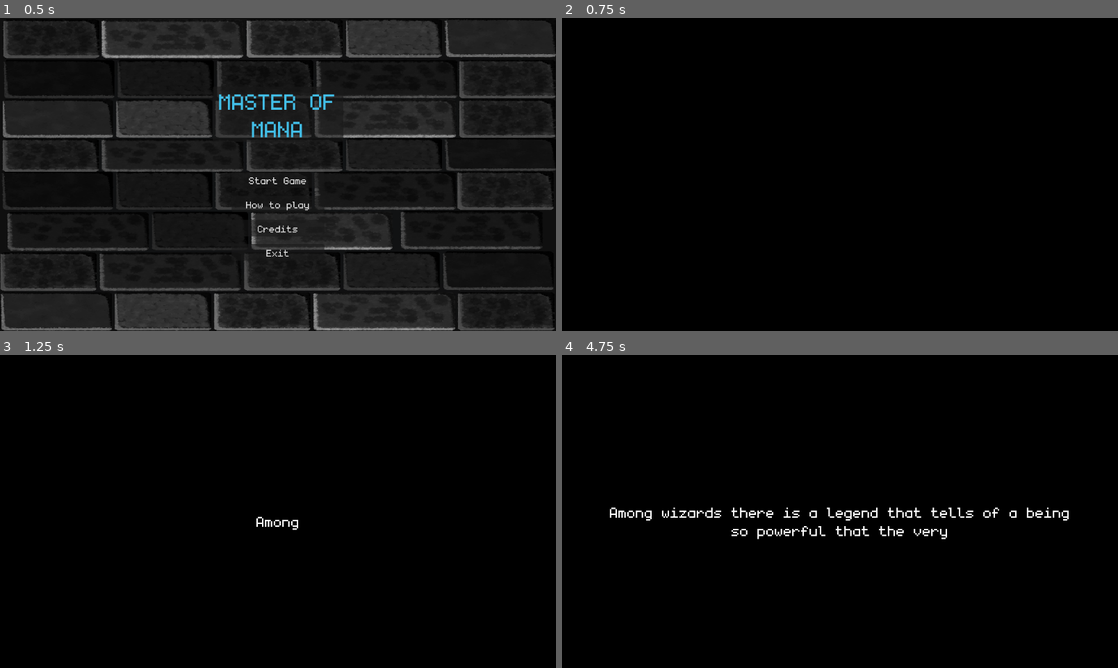
Above: before the commit, frames 1-4 (two rows, left to right).
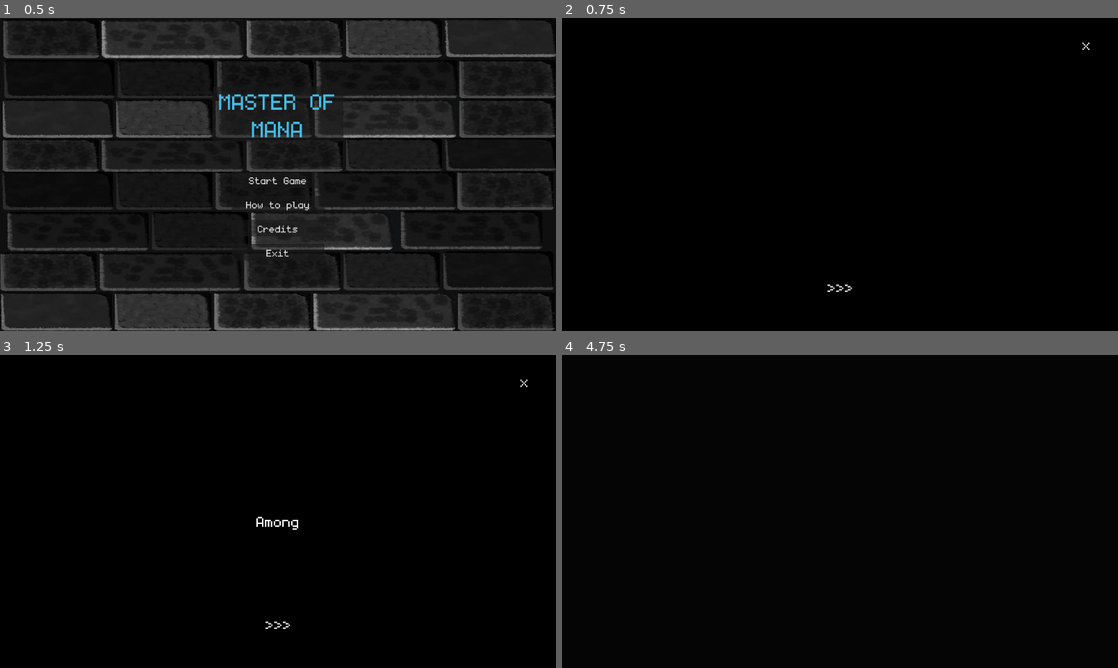
Above: after the commit, the same moments.

Repository: Juanxpeke/GD-BR2024
Game: Godot game, scene res://Core/GUI/MainMenu/main_menu.tscn
The game is run twice, just before and just after one commit, with the same random seed, the same clock (stepped at 60 frames per second) and the same inputs. Sound files missing from this copy of the repository are replaced by a short silence.
Inputs (mouse positions are in pixels of both pictures, inside the frame that each line leads up to):
- Up to frame 1 (0.5 s): no input
- Up to frame 2 (0.75 s): click "Start Game" at 0.5 s
- Up to frame 3 (1.25 s): no input
- Up to frame 4 (4.75 s): click (840, 624) at 1.25 s, where only the run after the commit has a clickable ">>>"; click (1084, 383) at 2 s, where only the run after the commit has a clickable "x"; drag from (840, 511) to (895, 442) at 2.77 s; drag from (728, 527) to (812, 574) at 3.52 s; move the mouse to (895, 442) at 4.27 s; hold Mouse wheel up (wheel_up) from 4.28 s (still down); click (895, 442) at 4.42 s

Frame 1 is identical in both runs. In frame 2, less than 0.1% of the frame differs, in the area x 47-95%, y 7-88%; in frame 3, less than 0.1%; in frame 4, 1.3%, in the area x 8-92%, y 48-59%.

Commit message:
Improved cutscene component

Diff:
--- a/Core/GUI/Cutscene/cutscene_component.gd
+++ b/Core/GUI/Cutscene/cutscene_component.gd
@@ -7,38 +7,58 @@
 @export var cutscene_resources : Array[CutsceneResource]
 
 var current_panel : int = 0
+var cutscene_label_finished : bool = false
 
 @onready var cutscene_label := %CutsceneLabel
 @onready var next_button := %NextButton
+@onready var close_button := %CloseButton
 
 # Private
 
 # Called when the node enters the scene tree for the first time
 func _ready() -> void:
 	hide()
-	next_button.hide()
 
 	cutscene_label.text_typing_finished.connect(_on_text_typing_finished)
+
 	next_button.pressed.connect(_on_next_button_pressed)
+	next_button.button_down.connect(_on_next_button_down)
+	next_button.button_up.connect(_on_next_button_up)
+
+	close_button.pressed.connect(_on_close_button_pressed)
 
 	if auto_start:
 		start()
 
 # Called when the label has finished the typing animation
 func _on_text_typing_finished() -> void:
-	if !next_button.visible:
-		next_button.visible = true
+	if not cutscene_label_finished:
+		cutscene_label_finished = true
 
 # Called when the next button is pressed
 func _on_next_button_pressed() -> void:
-	if current_panel >= cutscene_resources.size() - 1:
-		finished.emit()
-		return
+	if cutscene_label_finished:
+		if current_panel >= cutscene_resources.size() - 1:
+			finished.emit()
+			return
 
-	next_button.hide()
+		current_panel += 1
+		cutscene_label_finished = false
+		cutscene_label.set_cutscene_resource(cutscene_resources[current_panel])
 
-	current_panel += 1
-	cutscene_label.set_cutscene_resource(cutscene_resources[current_panel])
+# Called when the next button is downed
+func _on_next_button_down() -> void:
+	cutscene_label.speed_up()
+
+# Called when the next button is upped
+func _on_next_button_up() -> void:
+	cutscene_label.speed_down()
+
+# Called when the close button is pressed
+func _on_close_button_pressed() -> void:
+	hide()
+	finished.emit()
+	return
 
 
 # Public
--- a/Core/GUI/Cutscene/cutscene_component.tscn
+++ b/Core/GUI/Cutscene/cutscene_component.tscn
@@ -19,6 +19,24 @@
 content_margin_top = 12.0
 content_margin_right = 22.0
 content_margin_bottom = 16.0
+bg_color = Color(0, 0, 0, 0)
+border_width_left = 1
+border_width_top = 1
+border_width_right = 1
+border_width_bottom = 1
+border_color = Color(1, 1, 1, 1)
+
+[sub_resource type="StyleBoxEmpty" id="StyleBoxEmpty_q0wyn"]
+content_margin_left = 16.0
+content_margin_top = 0.0
+content_margin_right = 14.0
+content_margin_bottom = 10.0
+
+[sub_resource type="StyleBoxFlat" id="StyleBoxFlat_cln6r"]
+content_margin_left = 16.0
+content_margin_top = 0.0
+content_margin_right = 14.0
+content_margin_bottom = 10.0
 bg_color = Color(0, 0, 0, 0)
 border_width_left = 1
 border_width_top = 1
@@ -77,7 +95,28 @@
 grow_vertical = 0
 size_flags_horizontal = 4
 size_flags_vertical = 4
+mouse_default_cursor_shape = 2
 theme_override_font_sizes/font_size = 48
 theme_override_styles/normal = SubResource("StyleBoxEmpty_11ekg")
 theme_override_styles/hover = SubResource("StyleBoxFlat_sc63k")
+theme_override_styles/pressed = SubResource("StyleBoxFlat_sc63k")
+theme_override_styles/focus = SubResource("StyleBoxEmpty_11ekg")
 text = ">>>"
+
+[node name="CloseButton" type="Button" parent="."]
+unique_name_in_owner = true
+anchors_preset = 1
+anchor_left = 1.0
+anchor_right = 1.0
+offset_left = -80.0
+offset_top = 34.0
+offset_right = -42.0
+offset_bottom = 80.0
+grow_horizontal = 0
+size_flags_horizontal = 4
+size_flags_vertical = 4
+mouse_default_cursor_shape = 2
+theme_override_font_sizes/font_size = 48
+theme_override_styles/normal = SubResource("StyleBoxEmpty_q0wyn")
+theme_override_styles/hover = SubResource("StyleBoxFlat_cln6r")
+text = "x"
--- a/Core/GUI/Cutscene/cutscene_label.gd
+++ b/Core/GUI/Cutscene/cutscene_label.gd
@@ -13,6 +13,18 @@
 func _ready() -> void:
 	timer.timeout.connect(_on_timer_timeout)
 
+# Called every time the timer finishes counting
+func _on_timer_timeout() -> void:
+	if visible_characters >= cutscene_resource.text.length():
+		timer.stop()
+		text_typing_finished.emit()
+		return
+
+	if visible_characters == cutscene_resource.text.length() - cutscene_resource.slowdown_threshold - 1:
+		timer.wait_time = cutscene_resource.character_slow_wait_time
+
+	visible_characters += 1
+
 # Called on a input event inside this control node
 func _gui_input(event: InputEvent) -> void:
 	if not cutscene_resource: return
@@ -21,6 +33,7 @@
 		timer.wait_time = cutscene_resource.character_wait_time / 8.0
 	elif event.is_action_released("left_click"):
 		timer.wait_time = cutscene_resource.character_wait_time
+
 
 # Public
 
@@ -33,14 +46,14 @@
 	text = "[center]" + cutscene_resource.text + "[/center]"
 	timer.start()
 
-# Called every time the timer finishes counting
-func _on_timer_timeout() -> void:
-	if visible_characters >= cutscene_resource.text.length():
-		timer.stop()
-		text_typing_finished.emit()
-		return
+# Speeds up the label
+func speed_up() -> void:
+	if not cutscene_resource: return
 
-	if visible_characters == cutscene_resource.text.length() - cutscene_resource.slowdown_threshold - 1:
-		timer.wait_time = cutscene_resource.character_slow_wait_time
+	timer.wait_time = cutscene_resource.character_wait_time / 8.0
 
-	visible_characters += 1
+# Speeds down the label
+func speed_down() -> void:
+	if not cutscene_resource: return
+
+	timer.wait_time = cutscene_resource.character_wait_time
Not shown: 1 places in Core/GUI/Cutscene/cutscene_component.tscn that only renumber resources
